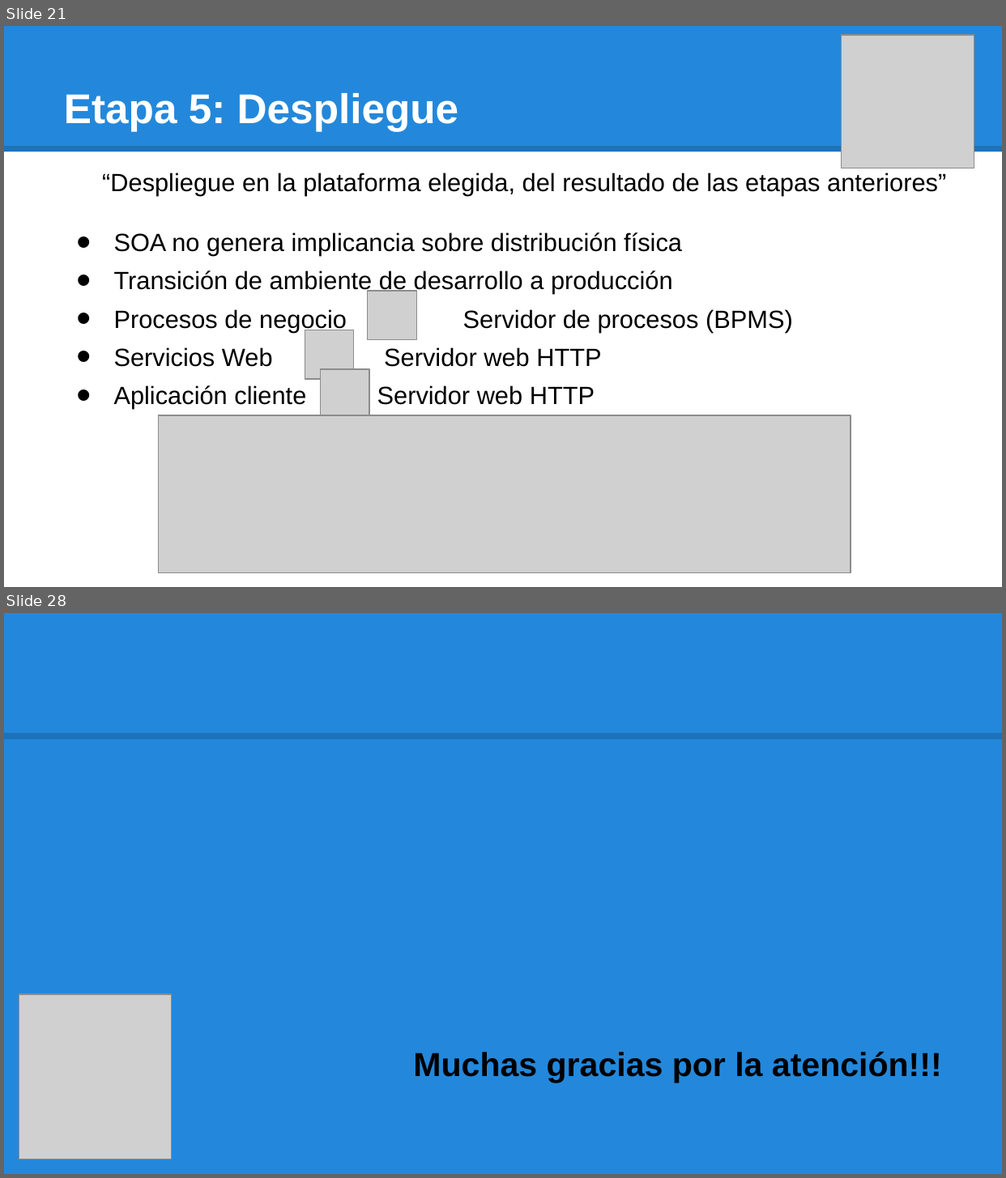
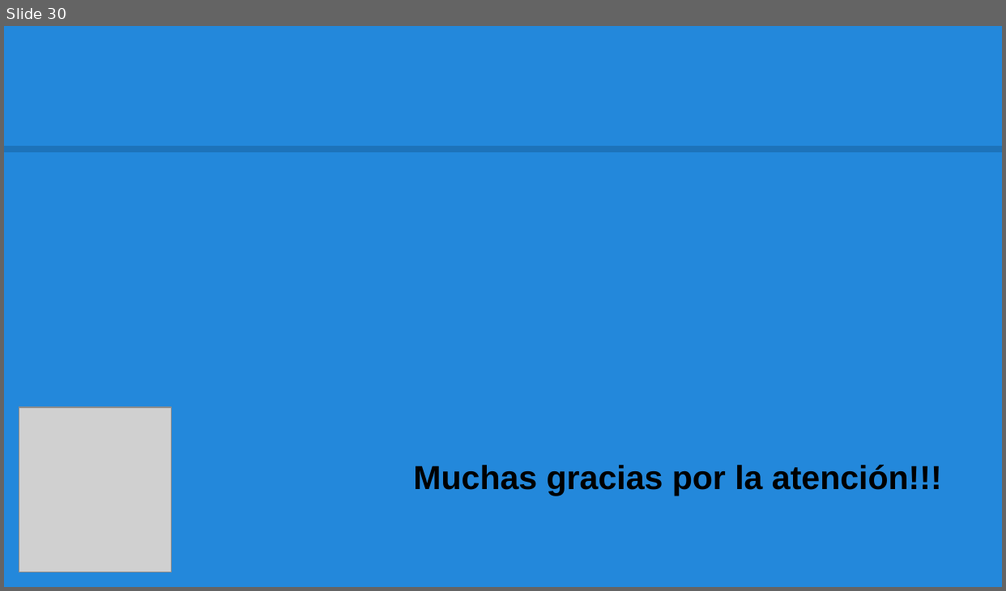
Before and after one commit to jampys/simulacion_informe, a slide deck: TF_SIMULACION_PRESENTACION.pptx. Shown one above the other, each under a label of ours: slides 21 and 28 before the commit, slide 30 after it; the slides between them are not shown. The pictures are 1006x1178 and 1006x591 pixels, drawn with LibreOffice and Linux fonts; fonts in the diff are those of the drawing; grey boxes stand for pictures. Boxes give left, top, right and bottom in pixels: in the first picture for what was removed or moved away, otherwise in the second. Text is boxed around its words. In the diff, an @@ line names an element or a change of style, - is before the commit and + after.

```diff
--- a/TF_SIMULACION_PRESENTACION.pptx
+++ b/TF_SIMULACION_PRESENTACION.pptx
@@ slide 21 removed at [4,26,1002,587], background #FFFFFF; not listed: 1 template element that a slide beside it also shows @@
@@ rectangle removed at [4,26,1002,152] @@
@@ picture removed at [842,35,974,168] @@
@@ title removed at [64,92,459,131] @@
-Etapa 5: Despliegue
@@ text removed at [102,173,946,409] @@
-“Despliegue en la plataforma elegida, del resultado de las etapas anteriores”
-• SOA no genera implicancia sobre distribución física
-• Transición de ambiente de desarrollo a producción
-• Procesos de negocio Servidor de procesos (BPMS)
-• Servicios Web Servidor web HTTP
-• Aplicación cliente Servidor web HTTP
@@ picture removed at [367,292,416,340] @@
@@ picture removed at [305,331,353,379] @@
@@ picture removed at [321,369,369,418] @@
@@ picture removed at [159,415,851,573] @@
@@ what was slide 28 is now slide 30 @@
```
Also in this commit, not shown: 4 slides changed, 25 slides added, 22 other slides removed.
